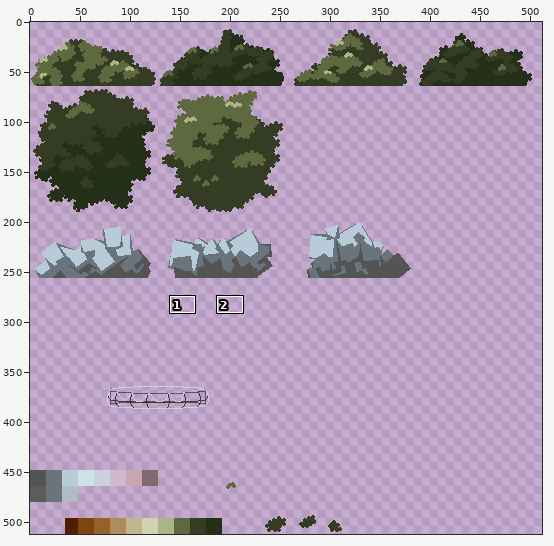
File history of a pixel-art file, OpenGL/Content/images/test_tileset_3.aseprite. The first picture is a wide view before the edit; the outline marks the close-up.
Close-up. The starting point:
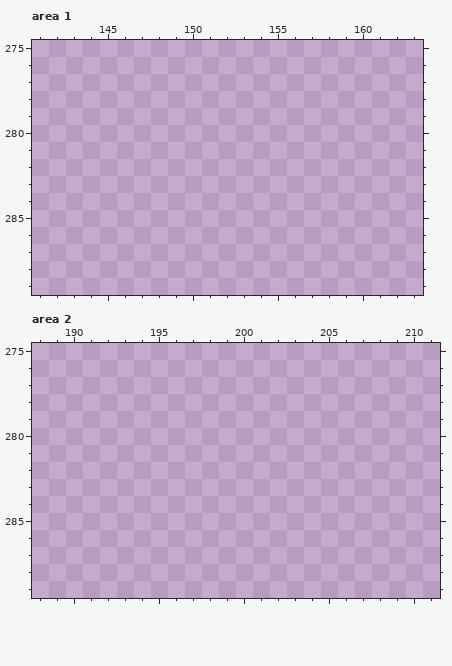
512x512 pixels, 1 frame. Colours within 5 levels of each other are drawn and written as one. Shown: area 1: x 141..163, y 275..289; area 2: x 188..211, y 275..289. The commit also changed other parts of the picture, which this record leaves out.
Visible layers, top first: "Layer 2", "Layer 6" opacity 67%, "Layer 5" opacity 50%.
Palette (. is transparent): 
Once edited:
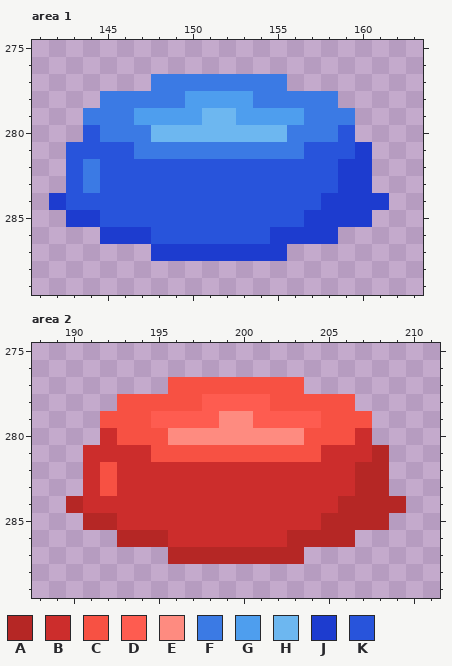
Colours new in this view: A #b52725  B #cc2d2c  C #f75143  D #fe5c50  E #fe8b80  F #3b7ae4  G #4e9eee  H #6db7f0  J #1d3ccf  K #2854db
Diff:
Area 1, layer "Layer 2":
y 277: x 148..155 ........ -> FFFFFFFF
y 278: x 145..158 .............. -> FFFFFGGGGFFFFF
y 279: x 144..159 ................ -> FFFGGGGHHGGGGFFF
y 280: x 144..159 ................ -> KFFFHHHHHHHHFFFK
y 281: x 143..160 .................. -> KKKKFFFFFFFFFFKKKJ
y 282..283: x 143..160 .................. -> KFKKKKKKKKKKKKKKJJ
y 284: x 142..161 .................... -> JKKKKKKKKKKKKKKKJJJJ
y 285: x 143..160 .................. -> JJKKKKKKKKKKKKJJJJ
y 286: x 145..158 .............. -> JJJKKKKKKKJJJJ
y 287: x 148..155 ........ -> JJJJJJJJ
Area 2, layer "Layer 2":
y 277: x 196..203 ........ -> CCCCCCCC
y 278: x 193..206 .............. -> CCCCCDDDDCCCCC
y 279: x 192..207 ................ -> CCCDDDDEEDDDDCCC
y 280: x 192..207 ................ -> BCCCEEEEEEEECCCB
y 281: x 191..208 .................. -> BBBBCCCCCCCCCCBBBA
y 282..283: x 191..208 .................. -> BCBBBBBBBBBBBBBBAA
y 284: x 190..209 .................... -> ABBBBBBBBBBBBBBBAAAA
y 285: x 191..208 .................. -> AABBBBBBBBBBBBAAAA
y 286: x 193..206 .............. -> AAABBBBBBBAAAA
y 287: x 196..203 ........ -> AAAAAAAA
